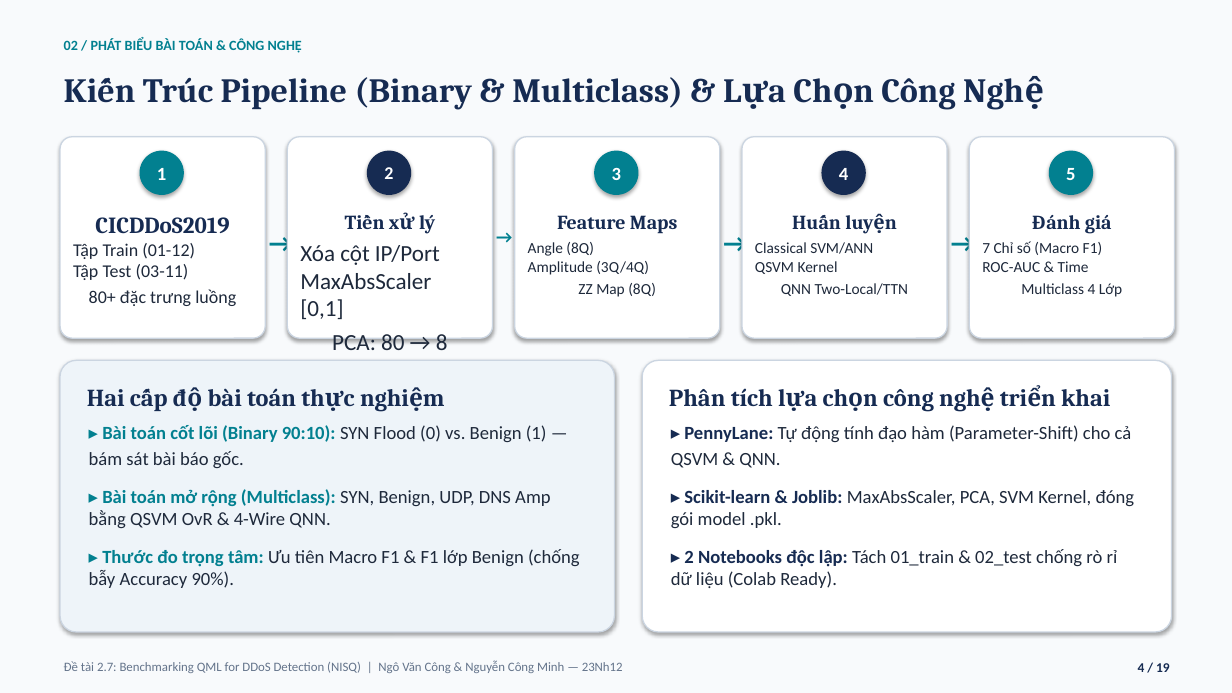
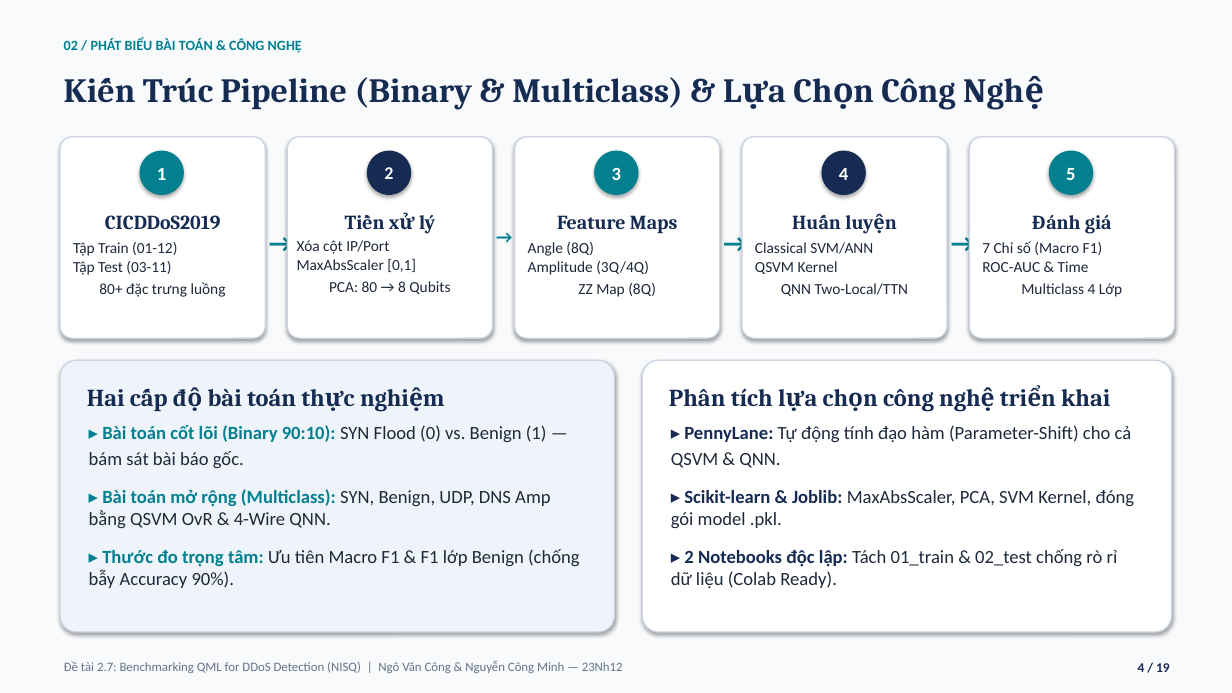
Before and after one commit to vcongggggg/qml-ddos, a slide deck: slide 4 of SLIDE_BAO_CAO_CUOI_KY_MHMM_DeTai_2_7_QML_DDoS_Cong_Minh.pptx. Drawn at 1232x693 pixels with LibreOffice and Linux fonts; fonts in the diff are those of the drawing. Boxes give left, top, right and bottom in pixels: in the first picture for what was removed or moved away, otherwise in the second. Text is boxed around its words. In the diff, an @@ line names an element or a change of style, - is before the commit and + after.

Commit message:
fix(slides): resolve text overflow in Slide 4 Card 2 (preprocessing step)

```diff
--- a/SLIDE_BAO_CAO_CUOI_KY_MHMM_DeTai_2_7_QML_DDoS_Cong_Minh.pptx
+++ b/SLIDE_BAO_CAO_CUOI_KY_MHMM_DeTai_2_7_QML_DDoS_Cong_Minh.pptx
@@ text "CICDDoS2019" at [105,215,221,229]: size 18 to 15.5 pt @@
@@ text "Tập Train (01-12) Tập Test ..." at [73,242,226,297]: size 14 to 12 pt; less space between paragraphs @@
@@ text "Xóa cột IP/Port MaxAbsScaler [0,1] ..." at [297,240,450,294]: size 18 to 12 pt; more space between paragraphs @@
```
Also in this commit, not shown: 1 other file.
